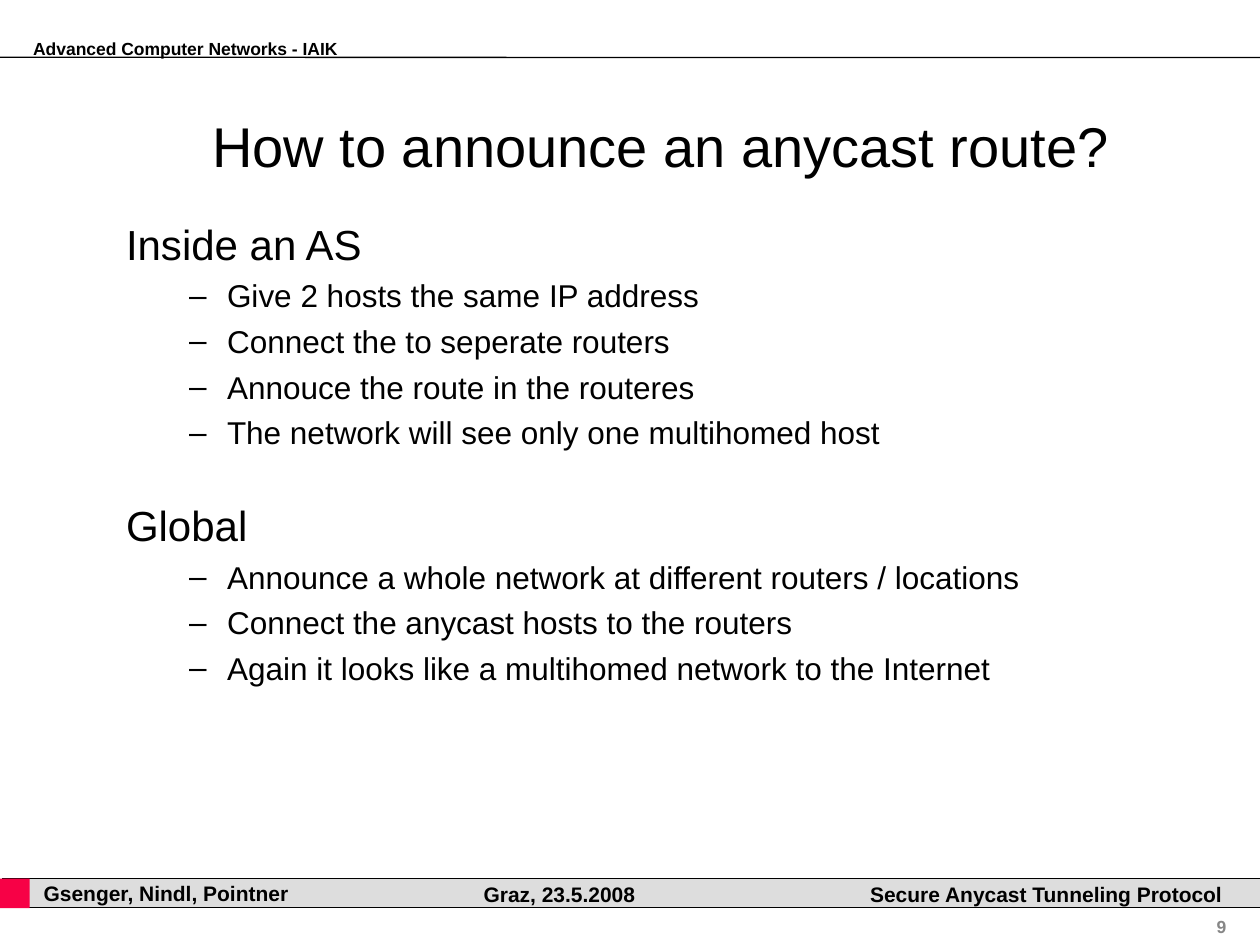
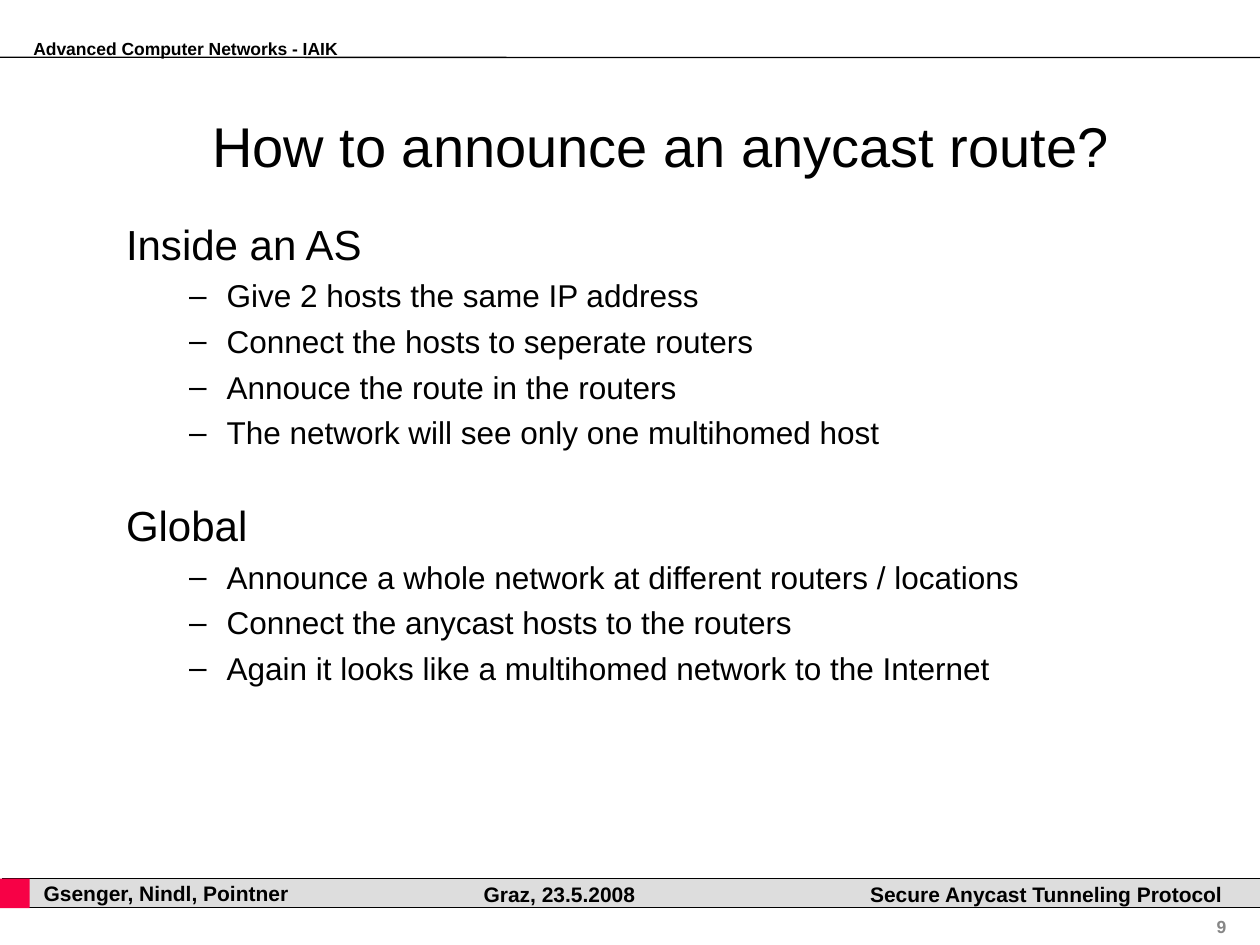
Before and after one commit to pyhedgehog/anytun, a slide deck: slide 9 of papers/acn.ppt. Drawn at 1260x945 pixels with LibreOffice and Linux fonts; fonts in the diff are those of the drawing; background and template pictures are left out. Boxes give left, top, right and bottom in pixels: in the first picture for what was removed or moved away, otherwise in the second. Text is boxed around its words. In the diff, an @@ line names an element or a change of style, - is before the commit and + after.

```diff
--- a/papers/acn.ppt
+++ b/papers/acn.ppt
@@ text at [227, 330, 753, 400]: text changed @@
-  – Connect the to seperate routers
-  – Annouce the route in the routeres
+  – Connect the hosts to seperate routers
+  – Annouce the route in the routers
```
Also in this commit, not shown: 7 other slides changed, 10 slides added.
